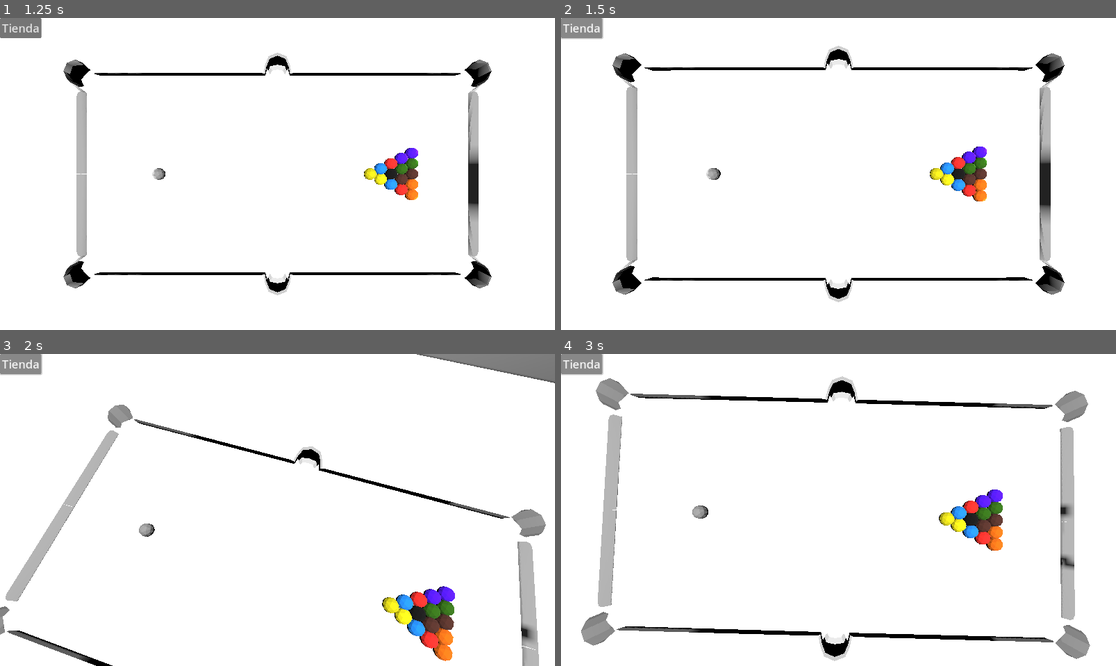
Above: before the commit, frames 1-4 (two rows, left to right).
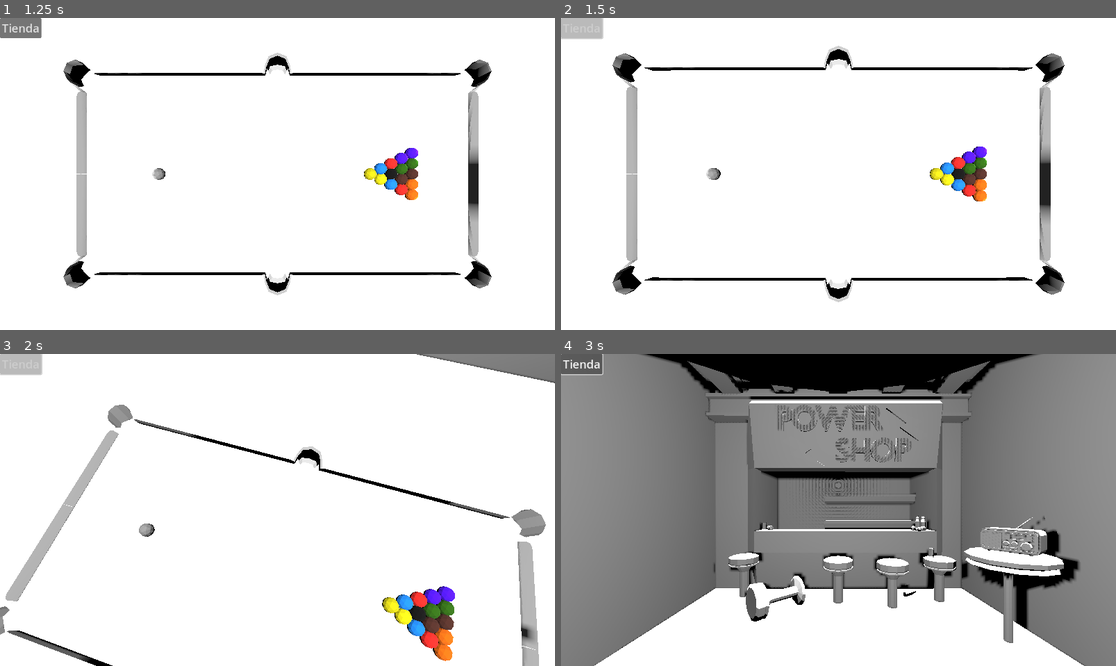
Above: after the commit, the same moments.

Repository: Corcho4433/commiepool-sourcecode
Game: Godot game, scene res://escenes/mainmenu.tscn
Two runs of this game, one before a commit and one after it. Both use one fixed random seed, a clock stepped at 60 frames per second and the inputs below.
Inputs (mouse positions are in pixels of both pictures, inside the frame that each line leads up to):
- Up to frame 1 (1.25 s): click "Iniciar" at 0.5 s
- Up to frame 2 (1.5 s): click "Tienda" at 1.25 s
- Up to frame 3 (2 s): no input
- Up to frame 4 (3 s): click (583, 363) at 2 s, where only the run before the commit has a clickable "Tienda"; click (583, 363) at 2.75 s, where only the run before the commit has a clickable "Tienda"

Frame 1 is identical in both runs. In frame 2, 0.4% of the frame differs, in the area x 0-8%, y 0-7%; in frame 3, 0.4%; in frame 4, 82%, in the area x 0-100%, y 0-100%.

Commit message:
programacion de la camara tienda

Diff:
--- a/scripts/Button.gd
+++ /dev/null
@@ -1,11 +0,0 @@
-extends Button
-
-
-# Called when the node enters the scene tree for the first time.
-func _ready():
-	pass # Replace with function body.
-
-
-# Called every frame. 'delta' is the elapsed time since the previous frame.
-func _process(delta):
-	pass
--- a/scripts/camarajuego.gd
+++ b/scripts/camarajuego.gd
@@ -18,16 +18,16 @@
 var CameraState : String = "PoolTable"
 var CameraTransition: String
 
-
 func _on_tienda_pressed():
+	var boton = get_node("../Tienda")
 	if CameraState == "PoolTable":
 		CameraState = "Shop"
 	else:
 		CameraState = "PoolTable"
-
-
+	boton.disabled = true
 	cameraTransition(CameraState)
-	pass
+	await get_tree().create_timer(1.5).timeout
+	boton.disabled = false
 
 func cameraTransition(state: String):
 	var tween = create_tween()
Not shown, added: escenes/Gam2D80.tmp
Not shown, added: escenes/Gam3E29.tmp
Not shown, added: escenes/GamCFB3.tmp
